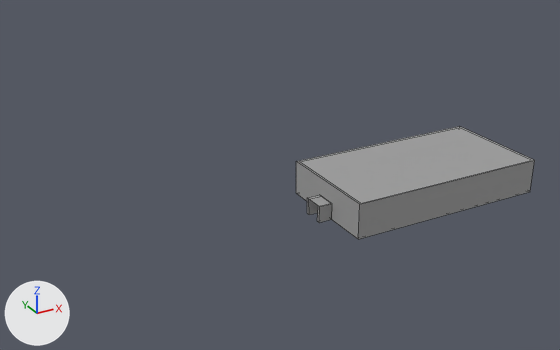
One commit to the Blender file assets/bunker.blend: the scene before it, then after it.
Camera for both pictures: a 50 mm camera at (-35.7, -107.3, 47.5) aimed at (16.4, -12.5, 0.1). Every picture has the same lights, and +X, +Y and +Z are marked at lower left. The picture after the commit comes second. Mesh edges are drawn as thin lines. Objects named as collision shapes, trigger or cutter boxes, shadow casters or lower levels of detail are left out.

Names of what the first picture shows: 'bunker'.
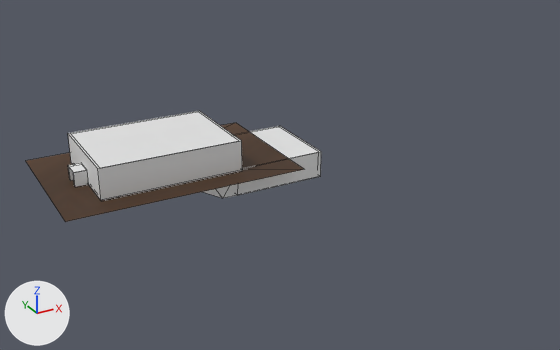
Boxes [x1, y1, x2, y2] around the edits, measured in the pictures (560 x 350 px; the box of a moved part takes in the faces that stretch with it):
'bunker', reshaped, moved, rescaled (23% wider): before [296, 126, 535, 239]; after [26, 111, 321, 222]
part 1 of me_cube_002, moved or reshaped: before [307, 195, 332, 223]; after [68, 163, 88, 187]
part 2 of me_cube_002, added: after [68, 111, 321, 201]
part 3 of me_cube_002, deleted: before [296, 126, 535, 239]
part 4 of me_cube_002, added (brown): after [26, 123, 304, 222]

Diff of the bpy script that builds the scene:
```diff
--- a/assets/bunker.blend.py
+++ b/assets/bunker.blend.py
@@ img_dirt_color_png @@
+img_dirt_color_png = load_image('dirt_color.png', 'dirt_color.png', 1024, 1024, 'sRGB')
@@ mat_mud @@
+mat_mud = principled_material('Mud')
+mat_mud.texture = img_dirt_color_png
+mat_mud.roughness = 0.546
@@ me_cube_002 @@
 # used by ob_bunker; location = (25.5, -27.0, 1.9); scale = (15.0, 13.5, 2.5)
 # verts and faces of me_cube_002; kept vertices keep their numbers, new ones are numbered from 40
-me_cube_002.from_pydata(...)  # 40 vertices, 32 faces; spans x -0.8..1.33, y -0.59..0.59, z -0.8..1.2
-me_cube_002.materials.append(mat_material_003)  # grey #9e9e9e
-me_cube_002.materials.append(mat_material_004)  # grey #9e9e9e
+me_cube_002.from_pydata(...)  # 76 vertices, 63 faces; spans x -16.19..27.11, y -12.15..12.15, z -4.49..4.93
+# me_cube_002 part 1: the loose piece of 16 vertices spanning x -0.8..-0.66, y -0.12..0.12, z -0.79..0.14 is scaled about its middle by (15, 13.5, 2.5), then moved by (-10.23, 0.0, 1.43)
+# me_cube_002 part 2: a new loose piece of 52 vertices spanning x -10.0..27.11, y -7.99..8.01, z -4.49..4.93
+# me_cube_002 part 3: the loose piece of 24 vertices spanning x -0.67..1.33, y -0.59..0.59, z -0.8..1.2 is deleted
+# me_cube_002 part 4
+verts[40] = (20.93, 12.15, -0.01)  # pixel (236, 122)
+verts[41] = (-16.19, 12.15, 0.01)  # pixel (25, 160)
+verts[42] = (20.95, -12.15, -0.01)  # pixel (304, 169)
+verts[43] = (-16.19, -12.15, 0.01)  # pixel (65, 221)
+verts[44] = (-9.79, 7.78, 0.0)  # pixel (72, 162)
+verts[45] = (12.04, -7.78, 0.0)  # pixel (240, 170)
+verts[46] = (12.04, 7.78, 0.0)
+verts[47] = (-9.79, -7.78, 0.0)  # pixel (102, 199)
+faces += [(40, 46, 45, 42), (40, 41, 43, 42, 45, 47, 44, 46)]  # mat_mud (picture img_dirt_color_png)
+me_cube_002.materials.append(mat_mud)  # picture img_dirt_color_png
@@ ob_bunker @@
 ob_bunker = bpy.data.objects.new('bunker', me_cube_002)
-ob_bunker.location = (25.5, -27.0, 1.9)
-ob_bunker.scale = (15.0, 13.5, 2.5)
+ob_bunker.location = (0.0, 0.0, 0.0)
```
